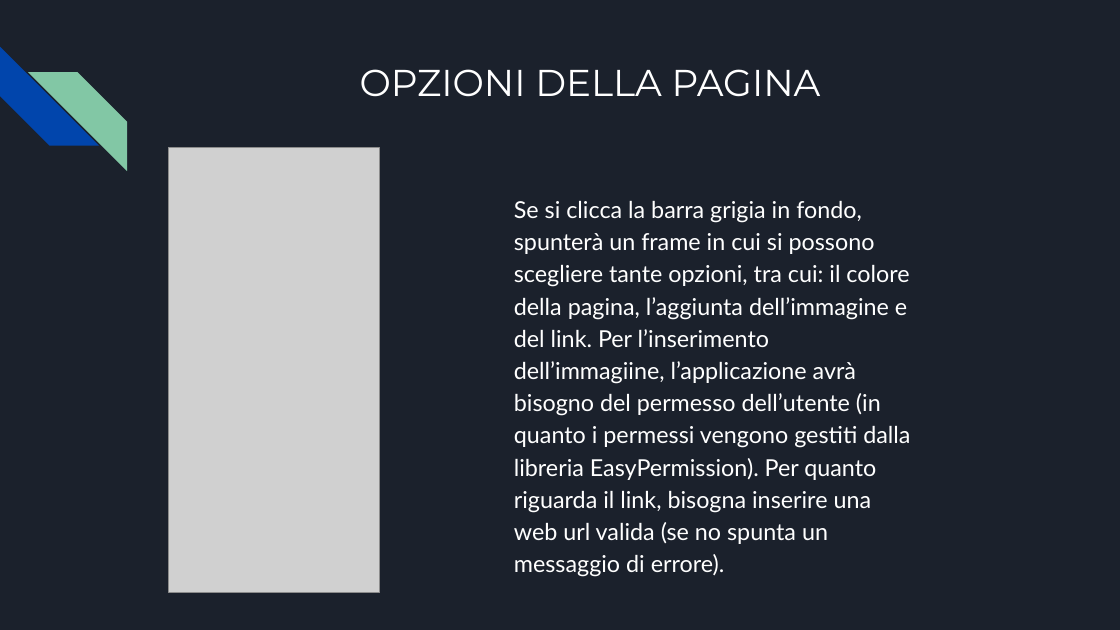
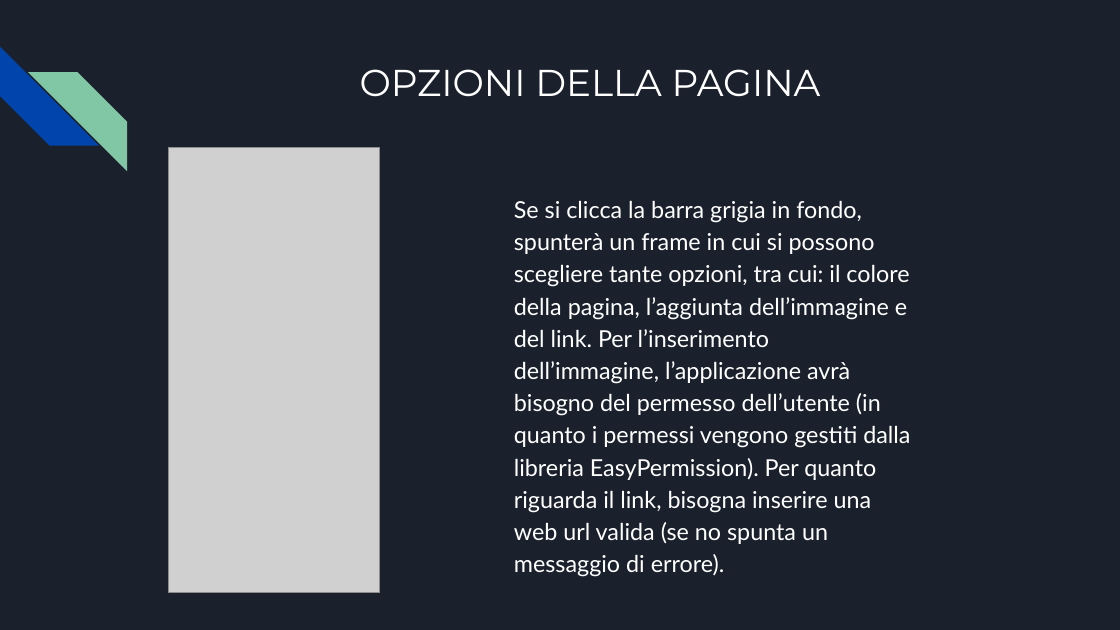
Before and after one commit to FrancescoPioPierno/MyMem_TMM6, a slide deck: slide 6 of Presentazione progetto.pptx. Drawn at 1120x630 pixels with LibreOffice and Linux fonts; fonts in the diff are those of the drawing; grey boxes stand for pictures. Boxes give left, top, right and bottom in pixels: in the first picture for what was removed or moved away, otherwise in the second. Text is boxed around its words. In the diff, an @@ line names an element or a change of style, - is before the commit and + after.

```diff
--- a/Presentazione progetto.pptx
+++ b/Presentazione progetto.pptx
@@ text at (514, 201, 910, 544): text changed @@
-Se si clicca la barra grigia in fondo, spunterà un frame in cui si possono scegliere tante opzioni, tra cui: il colore della pagina, l’aggiunta dell’immagine e del link. Per l’inserimento dell’immagiine, l’applicazione avrà bisogno del permesso dell’utente (in quanto i permessi vengono gestiti dalla libreria EasyPermission). Per quanto riguarda il link, bisogna inserire una web url valida (se no spunta un messaggio di errore).
+Se si clicca la barra grigia in fondo, spunterà un frame in cui si possono scegliere tante opzioni, tra cui: il colore della pagina, l’aggiunta dell’immagine e del link. Per l’inserimento dell’immagine, l’applicazione avrà bisogno del permesso dell’utente (in quanto i permessi vengono gestiti dalla libreria EasyPermission). Per quanto riguarda il link, bisogna inserire una web url valida (se no spunta un messaggio di errore).
```
Also in this commit, not shown: 1 other file.
